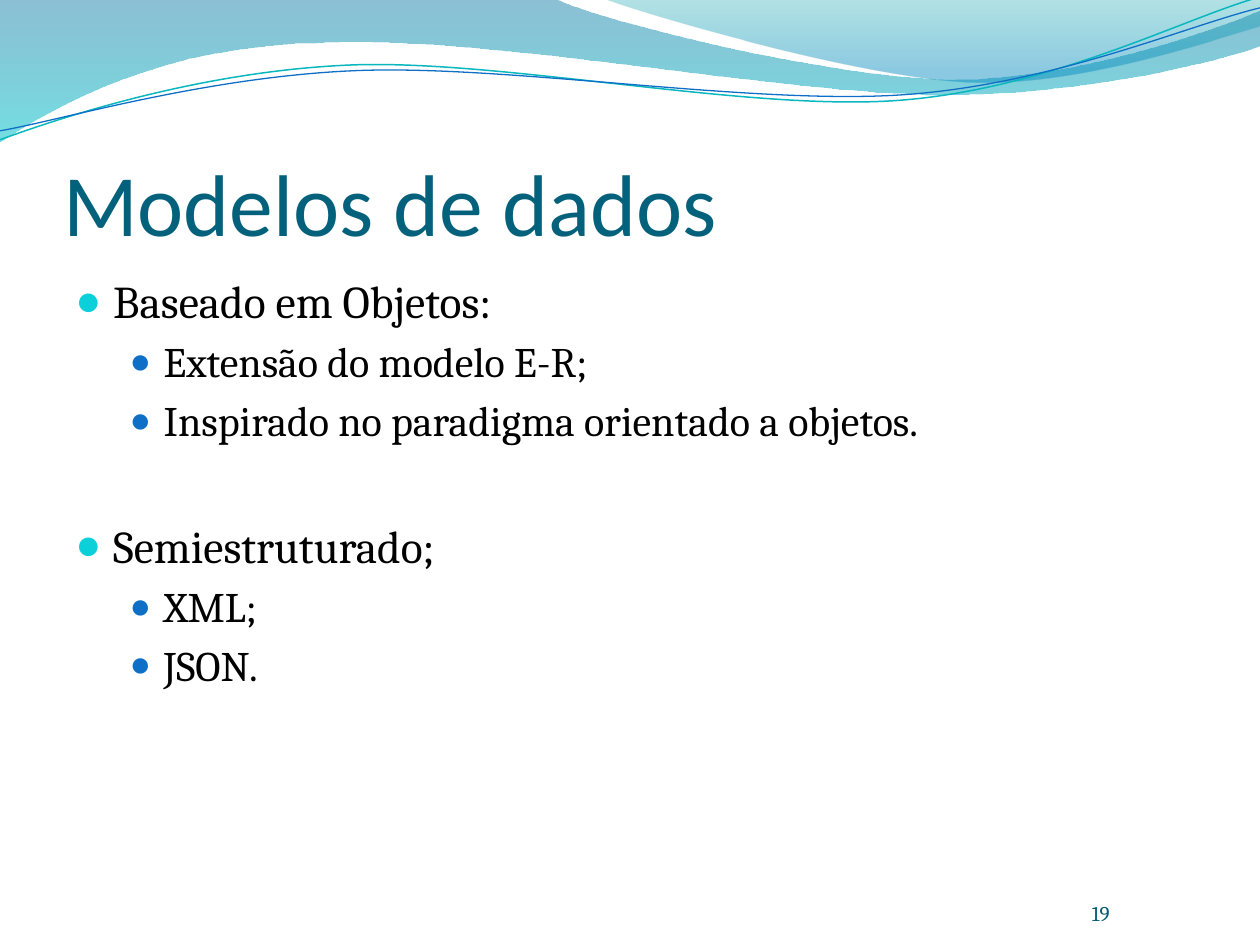
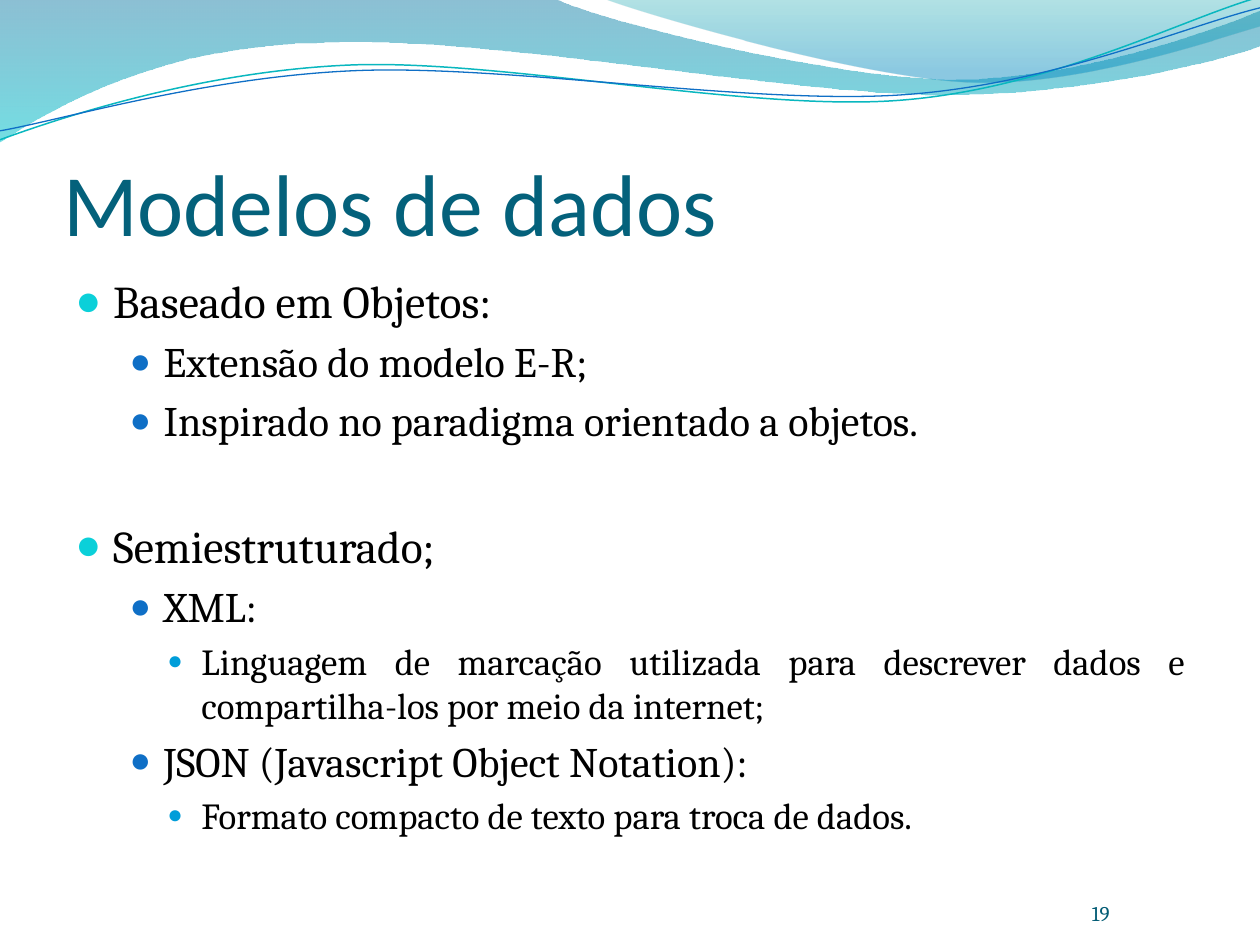
Before and after one commit to leonardopordeus/BD, a slide deck: slide 19 of Aula01.pptx. Drawn at 1260x945 pixels with LibreOffice and Linux fonts; fonts in the diff are those of the drawing; background and template pictures are left out. Boxes give left, top, right and bottom in pixels: in the first picture for what was removed or moved away, otherwise in the second. Text is boxed around its words. In the diff, an @@ line names an element or a change of style, - is before the commit and + after.

```diff
--- a/Aula01.pptx
+++ b/Aula01.pptx
@@ text at bbox=[164, 594, 1184, 837]: text changed; size 24 to 21 pt @@
-  ● XML;
-  ● JSON.
+  ● XML:
+    ● Linguagem de marcação utilizada para descrever dados e compartilha-los por meio da internet;
+  ● JSON (Javascript Object Notation):
+    ● Formato compacto de texto para troca de dados.
```
Also in this commit, not shown: 3 other slides changed.
